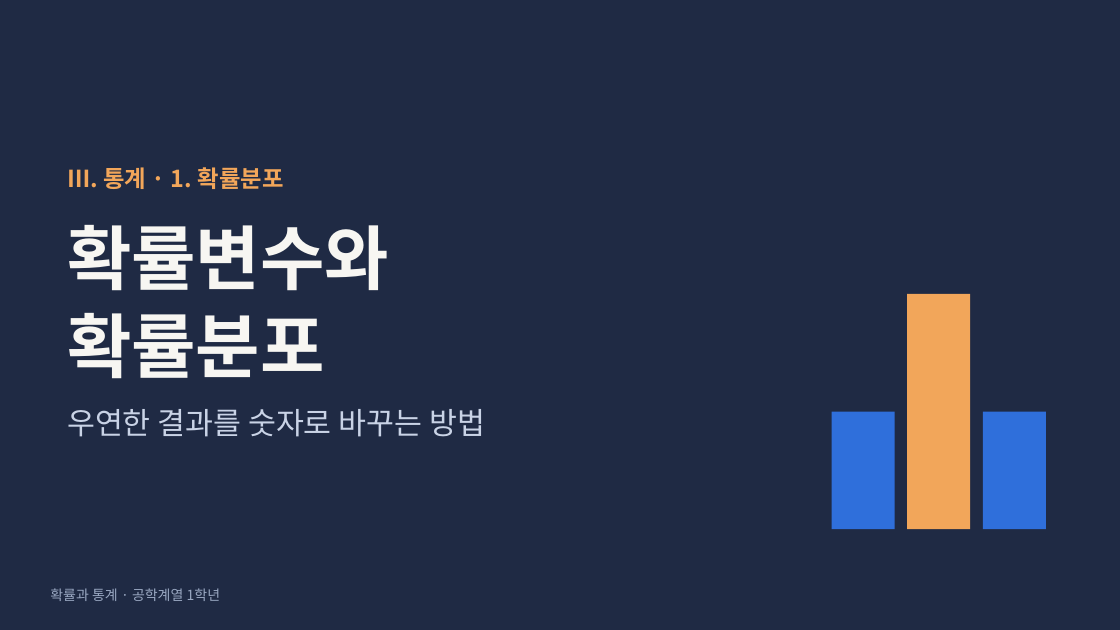
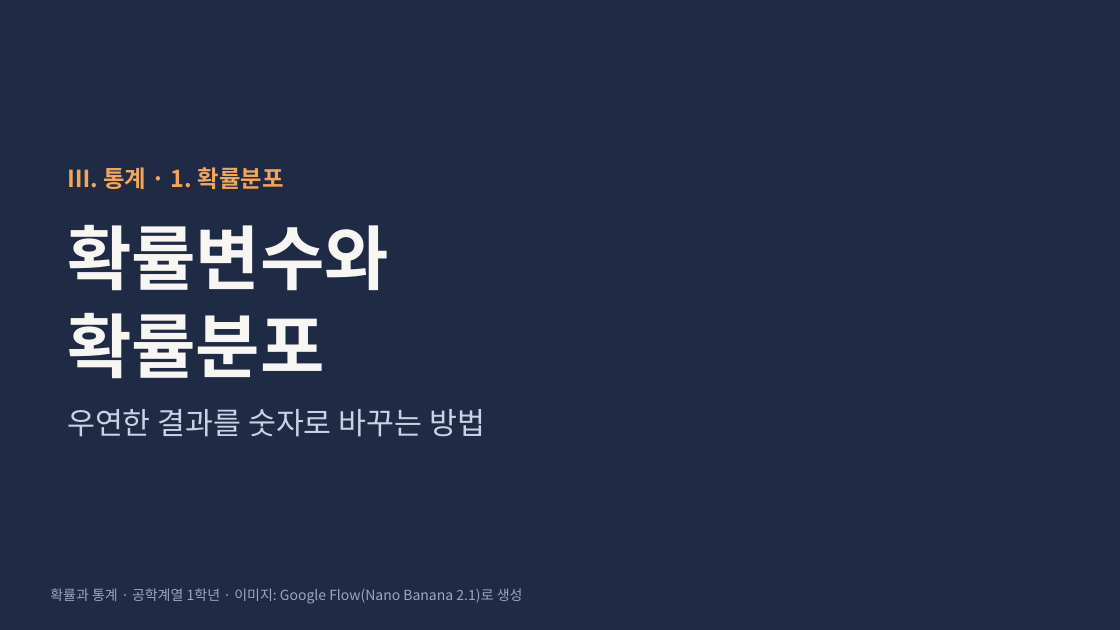
Before and after one commit to jeyoungpark12/prob-stats-lecture-slides, a slide deck: slide 1 of lectures/week01_도입/output/01_확률변수와_확률분포.pptx. Drawn at 1120x630 pixels with LibreOffice and Linux fonts; fonts in the diff are those of the drawing; background and template pictures are left out. Boxes give left, top, right and bottom in pixels: in the first picture for what was removed or moved away, otherwise in the second. Text is boxed around its words. In the diff, an @@ line names an element or a change of style, - is before the commit and + after.

```diff
--- a/lectures/week01_도입/output/01_확률변수와_확률분포.pptx
+++ b/lectures/week01_도입/output/01_확률변수와_확률분포.pptx
@@ rectangle removed at box(907, 294, 970, 529) @@
@@ rectangle removed at box(832, 412, 895, 529) @@
@@ rectangle removed at box(983, 412, 1046, 529) @@
@@ text at box(50, 588, 523, 604): text changed @@
-확률과 통계 · 공학계열 1학년
+확률과 통계 · 공학계열 1학년 · 이미지: Google Flow(Nano Banana 2.1)로 생성
```
Also in this commit, not shown: 4 other slides changed, 2 slides added, 36 other files.
